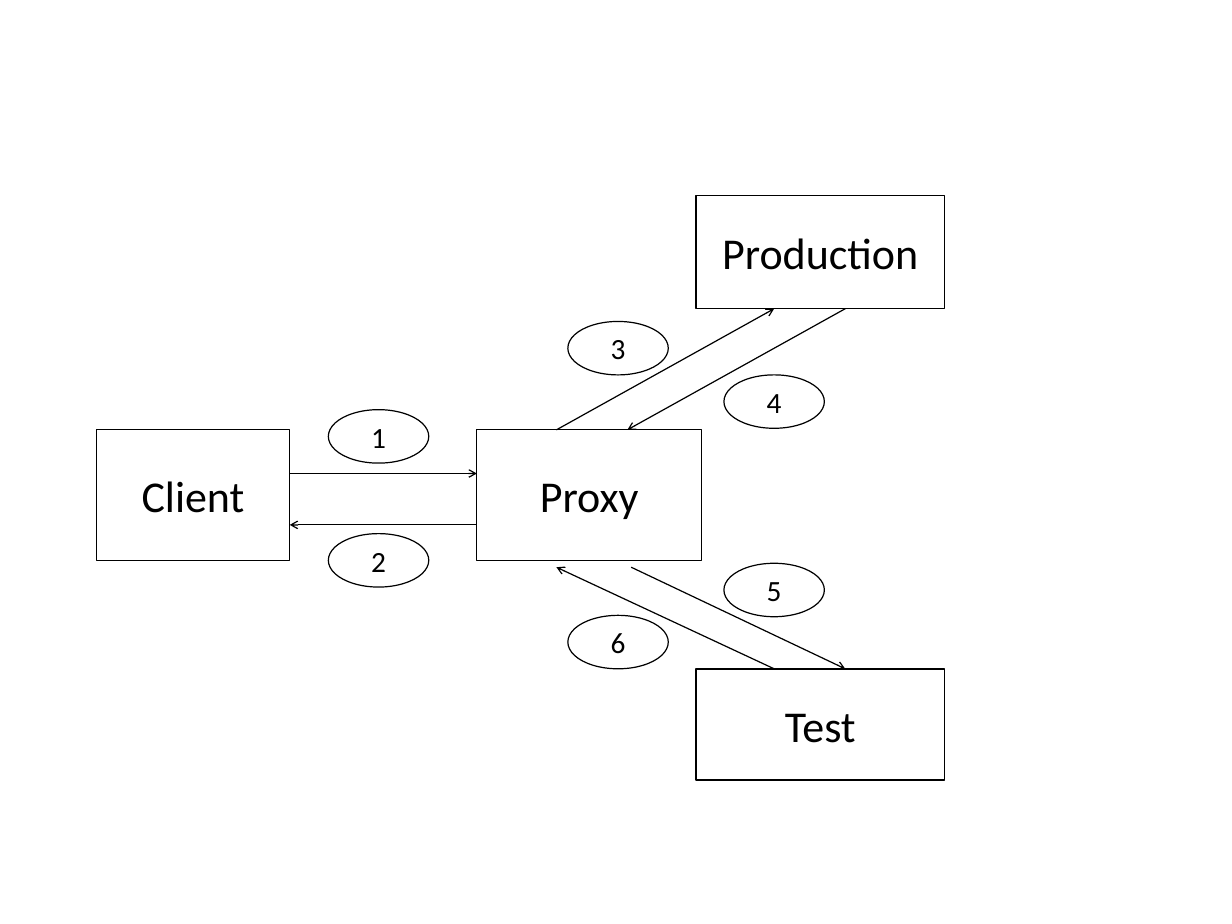
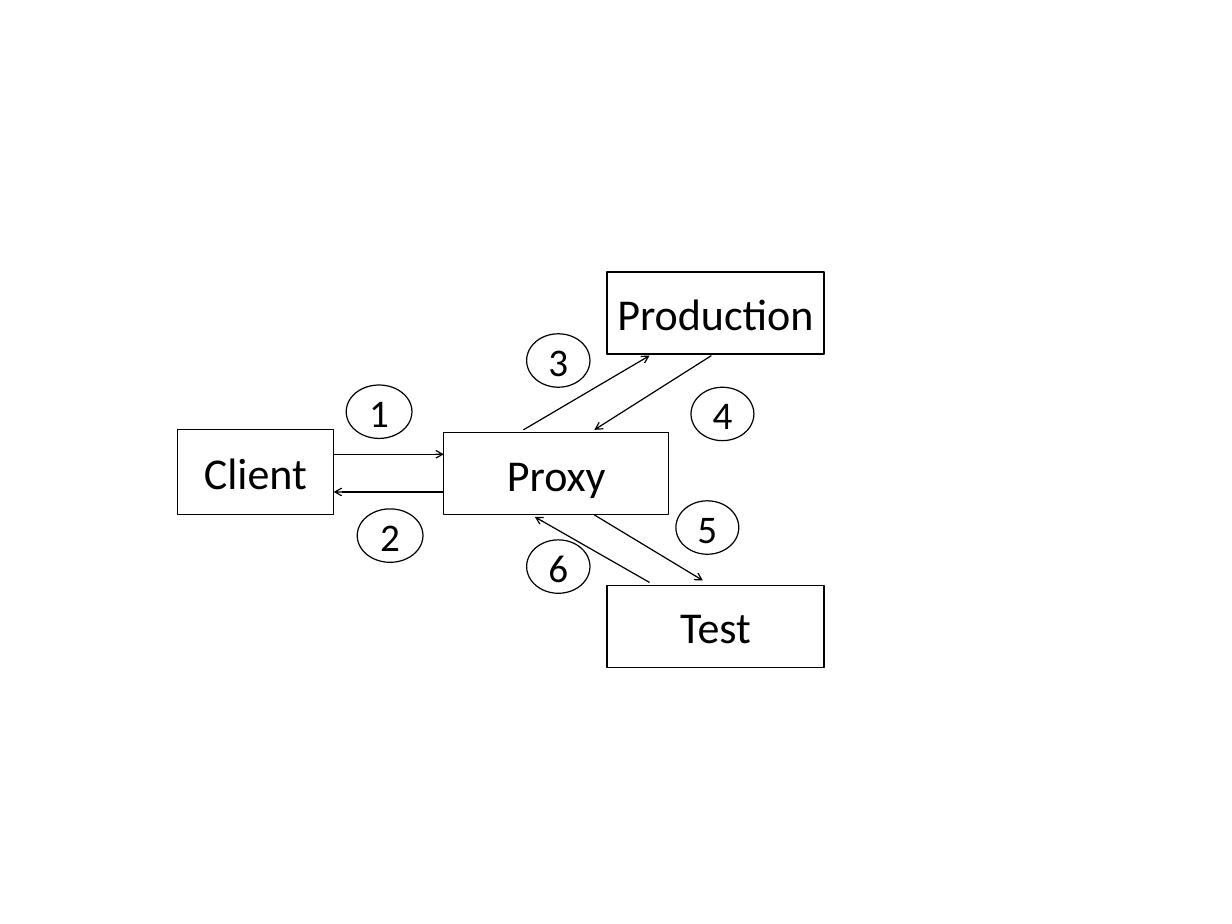
Before and after one commit to nipunarora/parikshan_code, a slide deck: slide 7 of paper/figs/images.pptx. Drawn at 1232x924 pixels with LibreOffice and Linux fonts; fonts in the diff are those of the drawing. Boxes give left, top, right and bottom in pixels: in the first picture for what was removed or moved away, otherwise in the second. Text is boxed around its words. In the diff, an @@ line names an element or a change of style, - is before the commit and + after.

```diff
--- a/paper/figs/images.pptx
+++ b/paper/figs/images.pptx
@@ rectangle "Production": place and size @@
-rectangle "Production" at <box>696,195,945,309</box>
+rectangle "Production" at <box>607,272,825,354</box>
@@ arrow moved from (556, 429) - (774, 309) to (524, 429) - (649, 356) @@
@@ ellipse "3": place and size @@
-ellipse "3" at <box>568,321,668,375</box>
+ellipse "3" at <box>526,334,590,387</box>
@@ arrow moved from (845, 309) - (627, 429) to (711, 356) - (594, 429) @@
@@ ellipse "1": place and size @@
-ellipse "1" at <box>328,410,429,464</box>
+ellipse "1" at <box>346,385,412,438</box>
@@ ellipse "4": place and size @@
-ellipse "4" at <box>724,375,825,429</box>
+ellipse "4" at <box>691,387,754,441</box>
@@ rectangle "Client": place and size @@
-rectangle "Client" at <box>96,429,290,561</box>
+rectangle "Client" at <box>177,429,334,515</box>
@@ rectangle "Proxy": place and size @@
-rectangle "Proxy" at <box>477,429,702,561</box>
+rectangle "Proxy" at <box>444,433,669,516</box>
@@ arrow moved from (290, 473) - (477, 473) to (334, 454) - (444, 454) @@
@@ arrow moved from (477, 524) - (290, 524) to (444, 492) - (334, 492) @@
@@ ellipse "2": place and size @@
-ellipse "2" at <box>328,533,429,587</box>
+ellipse "2" at <box>357,509,423,562</box>
@@ ellipse "5": place and size @@
-ellipse "5" at <box>724,563,825,617</box>
+ellipse "5" at <box>676,501,739,554</box>
@@ size 24 to 32 pt in 6 elements at <box>346,385,412,438</box>, <box>357,509,423,562</box>, <box>691,387,754,441</box>, <box>526,334,590,387</box>, <box>676,501,739,554</box>, <box>526,539,590,593</box> @@
@@ ellipse "6": place and size @@
-ellipse "6" at <box>568,615,668,669</box>
+ellipse "6" at <box>526,539,590,593</box>
@@ arrow moved from (774, 669) - (556, 568) to (649, 583) - (535, 517) @@
@@ arrow moved from (631, 568) - (845, 669) to (594, 515) - (703, 581) @@
@@ rectangle "Test": place and size @@
-rectangle "Test" at <box>696,669,945,780</box>
+rectangle "Test" at <box>607,585,825,667</box>
```
Also in this commit, not shown: 1 other slide changed, 1 slide added, 1 slide removed, 7 other files.
